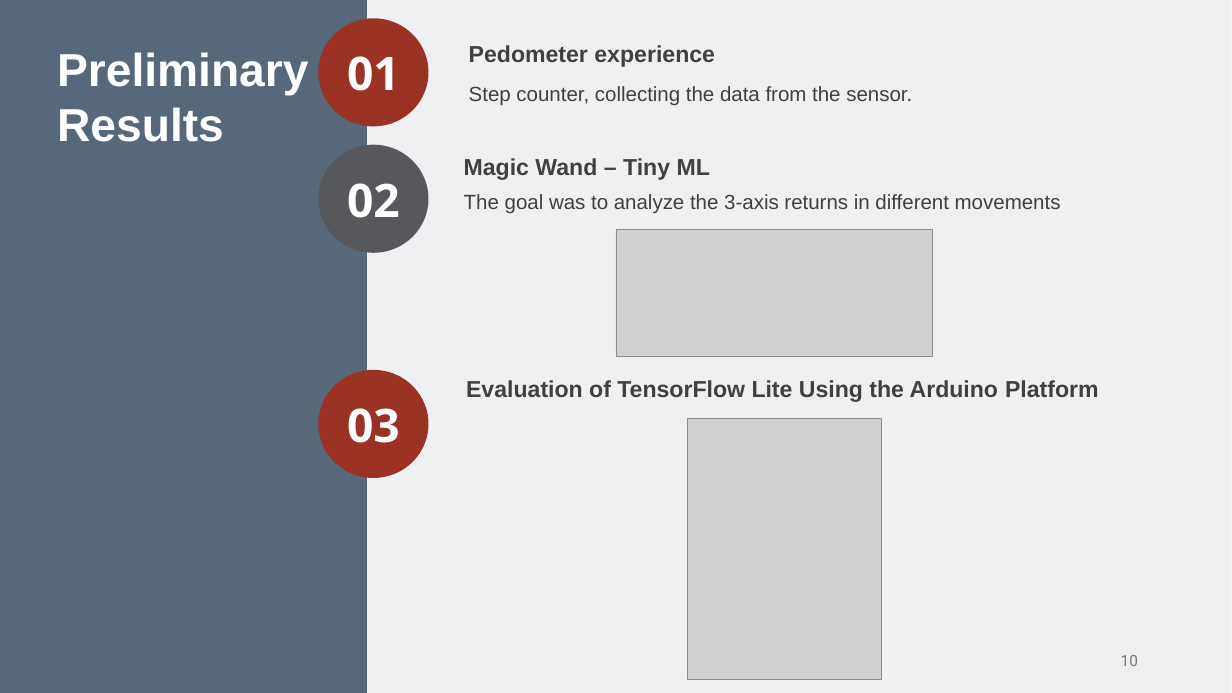
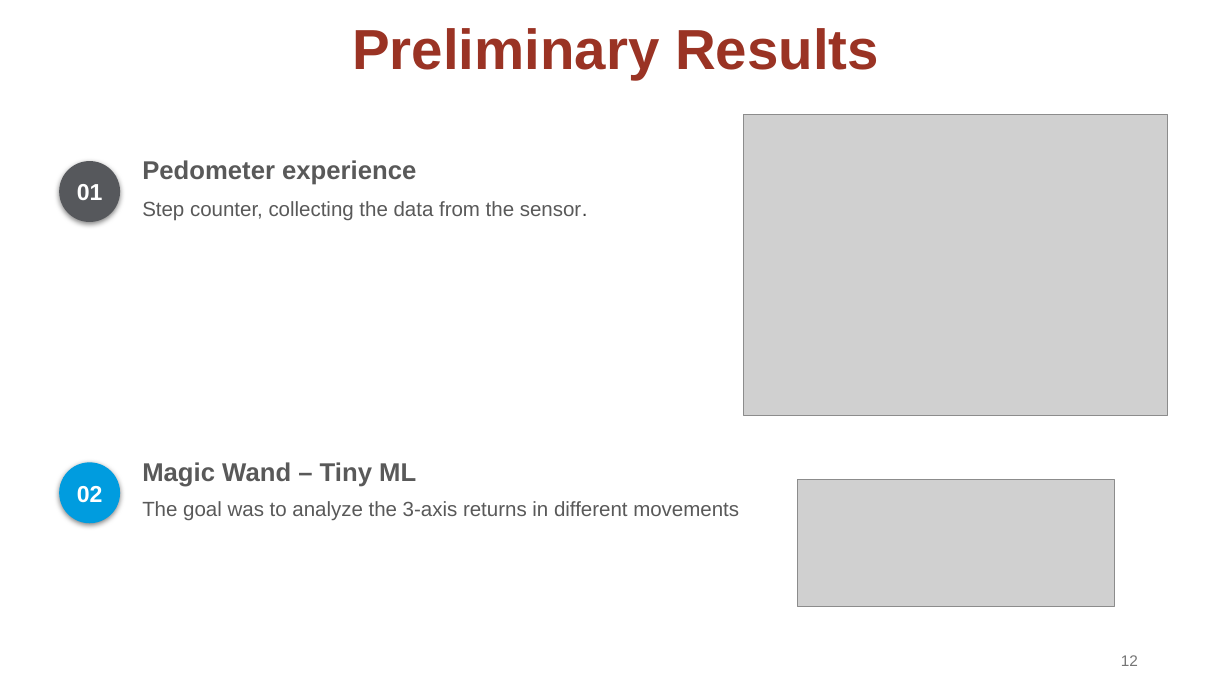
Before and after one commit to osduarte/TESE-MEIC-2324, a slide deck: slide 12 of Relatório intermédio/Apresentação intermédia da TESE_v3.pptx (slide 10 before the commit). Drawn at 1232x693 pixels with LibreOffice and Linux fonts; fonts in the diff are those of the drawing; grey boxes stand for pictures; background and template pictures are left out. Boxes give left, top, right and bottom in pixels: in the first picture for what was removed or moved away, otherwise in the second. Text is boxed around its words. In the diff, an @@ line names an element or a change of style, - is before the commit and + after.

```diff
--- a/Relatório intermédio/Apresentação intermédia da TESE_v3.pptx
+++ b/Relatório intermédio/Apresentação intermédia da TESE_v3.pptx
@@ text "Preliminary Results": place and size @@
-text "Preliminary Results" at (57,52,308,142)
+text "Preliminary Results" at (352,28,879,79)
@@ text "Preliminary Results" at (352,28,879,79): size 36 to 44 pt, text colour #FFFFFF to #9A3324; alignment left to centre; vertical alignment top to middle @@
@@ rectangle removed at (0,0,1232,693) @@
@@ rectangle removed at (367,0,1232,693) @@
@@ picture added at (744,115,1167,416) @@
@@ ellipse "01": place and size @@
-ellipse "01" at (318,18,428,127)
+ellipse "01" at (59,161,120,222)
@@ ellipse "01" at (59,161,120,222): size 36 to 18 pt, font Open Sans to Arial; fill #9A3324 to #56585C; shadow on @@
@@ text "Pedometer experience": place and size @@
-text "Pedometer experience" at (469,45,715,67)
+text "Pedometer experience" at (142,160,416,185)
@@ text "Pedometer experience" at (142,160,416,185): size 18 to 20 pt, text colour #404040 to #595959 @@
@@ text "Step counter, collecting the data ...": place and size @@
-text "Step counter, collecting the data ..." at (469,86,912,106)
+text "Step counter, collecting the data ..." at (142,201,588,221)
@@ text "Step counter, collecting the data ..." at (142,201,588,221): text colour #404040 to #595959; text colour #404040 to #3F3F3F in "sensor." @@
@@ ellipse removed at (318,370,428,478) @@
-03
@@ text removed at (466,380,1099,402) @@
-Evaluation of TensorFlow Lite Using the Arduino Platform
@@ picture removed at (688,419,881,679) @@
@@ ellipse "02": place and size @@
-ellipse "02" at (318,145,428,253)
+ellipse "02" at (59,462,120,523)
@@ ellipse "02" at (59,462,120,523): size 36 to 18 pt, font Open Sans to Arial; fill #56585C to #009CDF; shadow on @@
@@ text "Magic Wand – Tiny ML" at (142,462,416,487): size 18 to 20 pt, text colour #404040 to #595959 @@
@@ text "Magic Wand – Tiny ML": place and size @@
-text "Magic Wand – Tiny ML" at (464,158,710,180)
+text "Magic Wand – Tiny ML" at (142,462,416,487)
@@ text "The goal was to analyze ...": place and size @@
-text "The goal was to analyze ..." at (464,194,1061,214)
+text "The goal was to analyze ..." at (142,501,739,521)
@@ text "The goal was to analyze ..." at (142,501,739,521): text colour #404040 to #595959 @@
@@ picture: place and size @@
-picture at (616,229,933,356)
+picture at (798,480,1115,606)
@@ page number at (1121,655,1138,666): text changed; font Roboto to Arial; text colour #797979 to #757575 @@
-10
+12
```
Also in this commit, not shown: 14 other slides changed, 4 slides added, 1 slide removed, 3 other files.
